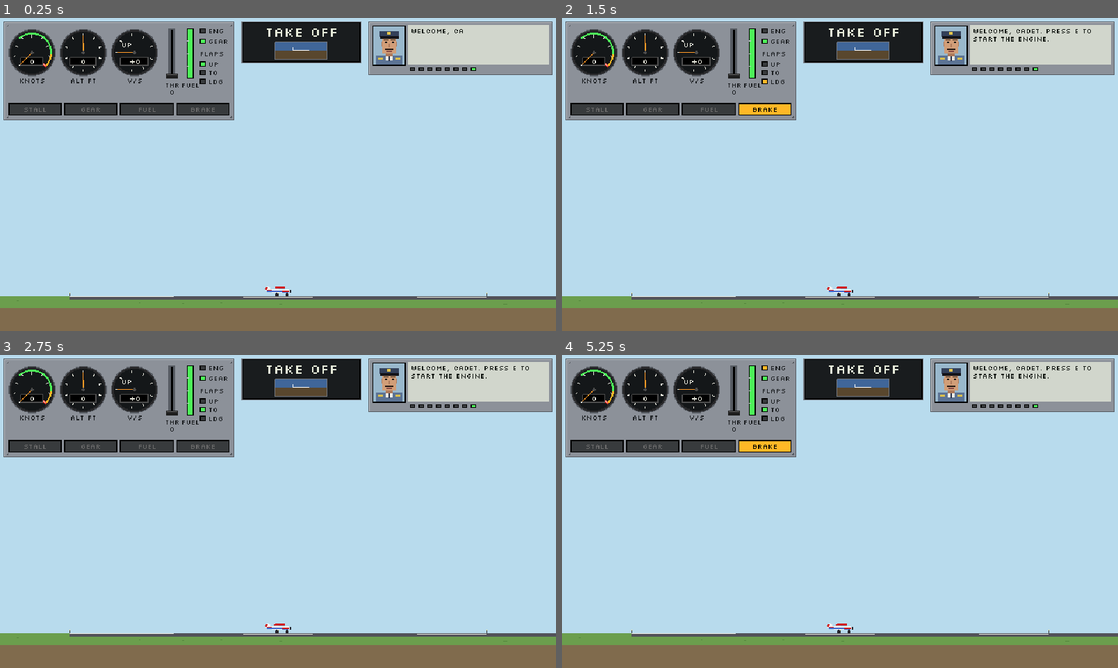
Above: before the commit, frames 1-4 (two rows, left to right).
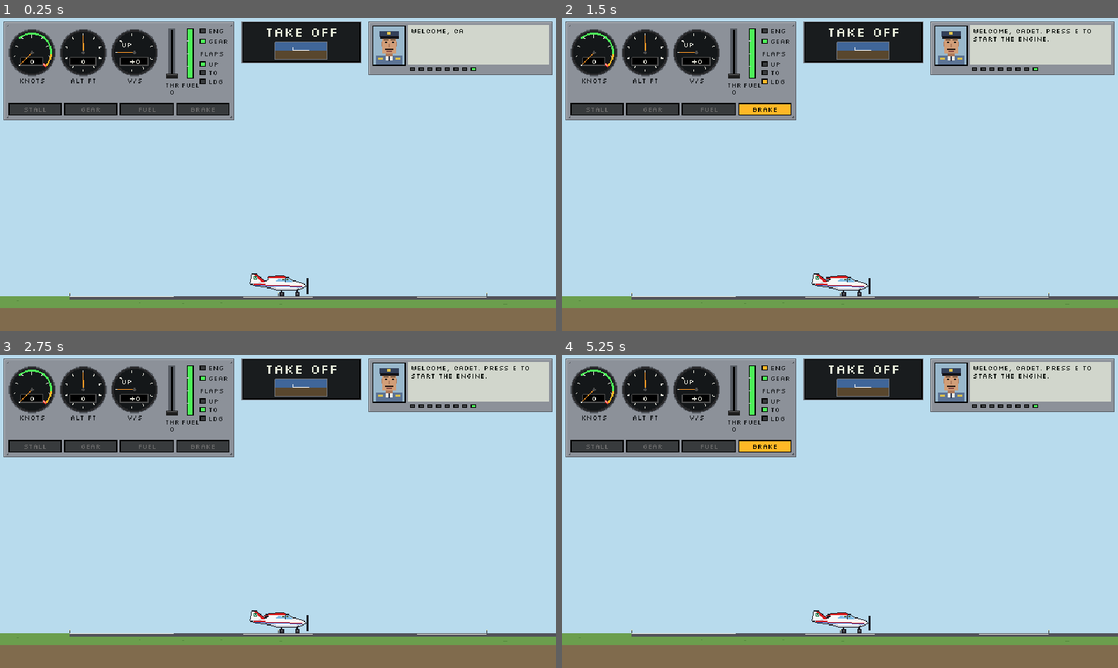
Above: after the commit, the same moments.

Repository: reachrazamair/Shaheen
Game: Godot game, scene res://scenes/main.tscn
The game is run twice, just before and just after one commit, with the same random seed, the same clock (stepped at 60 frames per second) and the same inputs.
Inputs:
- Up to frame 1 (0.25 s): no input
- Up to frame 2 (1.5 s): tap E (engine_toggle) at 0.5 s; hold Left (pitch_up) 0.53-1.28 s; hold E (engine_toggle) 0.53-1.28 s; tap F (flaps_cycle) at 0.77, 1.07 s; hold B (brake) from 1.28 s (still down); tap G (gear_toggle) at 1.35 s
- Up to frame 3 (2.75 s): tap F (flaps_cycle) at 1.52, 1.82 s; tap E (engine_toggle) at 2 s; release B (brake) at 2.03 s; hold Left (pitch_up) from 2.03 s (still down); hold E (engine_toggle) from 2.03 s (still down)
- Up to frame 4 (5.25 s): release E (engine_toggle) at 2.78 s; tap G (gear_toggle) at 2.85, 4.35 s; tap F (flaps_cycle) at 3.02, 3.32, 3.77, 4.07, 4.52, 4.82 s; tap E (engine_toggle) at 3.5 s; release Left (pitch_up) at 3.53 s; hold E (engine_toggle) 3.53-4.28 s; hold B (brake) from 3.53 s (still down); hold E (engine_toggle) from 5.03 s (still down)

The runs differ from the first frame. In frame 1, 0.4% of the frame differs, in the area x 44-56%, y 81-89%; in frame 2, 0.4%; in frame 3, 0.4%; in frame 4, 0.4%.

Commit message:
Pixel-art Super Mushshak sprite with animated gear, flaps and propeller
- tools/make_mushshak_sprite.gd generates assets/sprites/super_mushshak.png
  (PAF trainer colours, flag on fin, helmeted crew in the canopy)
- Gear legs/wheels, flap panel and propeller drawn and animated in code at
  sprite positions from AircraftData
- Mushshak gear made retractable at the owner's request (data flag)

Co-Authored-By: Claude Opus 5.5 <noreply@anthropic.com>

Diff:
--- a/data/aircraft/super_mushshak.tres
+++ b/data/aircraft/super_mushshak.tres
@@ -1,6 +1,7 @@
-[gd_resource type="Resource" script_class="AircraftData" load_steps=2 format=3]
+[gd_resource type="Resource" script_class="AircraftData" load_steps=3 format=3]
 
 [ext_resource type="Script" path="res://scripts/data/aircraft_data.gd" id="1_data"]
+[ext_resource type="Texture2D" path="res://assets/sprites/super_mushshak.png" id="2_sprite"]
 
 [resource]
 script = ExtResource("1_data")
@@ -25,8 +26,8 @@
 flap_lift_bonus = PackedFloat32Array(0, 0.2, 0.45)
 flap_drag = PackedFloat32Array(0, 0.25, 0.7)
 flap_move_time_s = 1.2
-retractable_gear = false
-gear_drag = 0.0
+retractable_gear = true
+gear_drag = 0.25
 gear_transit_time_s = 3.0
 airbrake_drag = 1.2
 pitch_rate_deg_s = 25.0
@@ -43,6 +44,15 @@
 ceiling_fade_m = 1000.0
 length_m = 7.0
 height_m = 2.6
+sprite = ExtResource("2_sprite")
+sprite_wheel_bottom_y = 27.0
+sprite_belly_y = 21.0
+sprite_main_gear_x = 37.0
+sprite_nose_gear_x = 55.0
+sprite_prop_center = Vector2(66, 15)
+sprite_prop_radius = 9.0
+sprite_flap_hinge = Vector2(22, 6)
+sprite_flap_length = 5.0
 body_color = Color(0.95, 0.95, 0.95, 1)
 stripe_color = Color(0.82, 0.12, 0.12, 1)
 trim_color = Color(0.25, 0.4, 0.8, 1)
--- a/scenes/aircraft/aircraft.gd
+++ b/scenes/aircraft/aircraft.gd
@@ -53,6 +53,7 @@
 var gear_pos := 1.0                ## actual: 1 down and locked, 0 up
 
 var _stall_timer := 0.0
+var _prop_angle := 0.0
 
 var speed_kt: float:
 	get: return velocity_m.length() * WorldScale.MS_TO_KT
@@ -113,6 +114,7 @@
 
 func _physics_process(delta: float) -> void:
 	_stall_timer = maxf(0.0, _stall_timer - delta)
+	_prop_angle = fmod(_prop_angle + engine_rpm * 30.0 * delta, TAU)
 	_read_controls(delta)
 	_update_systems(delta)
 	_update_pitch(delta)
@@ -271,58 +273,71 @@
 	rotation = -pitch
 
 
-# --- Placeholder drawing (replaced by data.sprite when real art exists) ---
+# --- Drawing ---
+# With a sprite: sprite + code-drawn gear (behind the body), flaps and propeller.
+# Without one: a simple placeholder silhouette.
 
 func _draw() -> void:
 	if data == null:
 		return
-	var l := data.length_m * WorldScale.PX_PER_M
-	var h := data.height_m * WorldScale.PX_PER_M
 	if data.sprite:
-		var size := data.sprite.get_size()
-		var s := l / size.x
-		draw_set_transform(Vector2(-l * 0.5, -size.y * s), 0.0, Vector2(s, s))
-		draw_texture(data.sprite, Vector2.ZERO)
-		draw_set_transform(Vector2.ZERO)
-		return
-	_draw_placeholder(l, h)
+		_draw_sprite_aircraft()
+	else:
+		_draw_placeholder(data.length_m * WorldScale.PX_PER_M, data.height_m * WorldScale.PX_PER_M)
+
+
+func _draw_sprite_aircraft() -> void:
+	var size := data.sprite.get_size()
+	# Sprite top-left so the wheel bottoms (gear down) sit on the node origin.
+	var o := Vector2(-roundf(size.x * 0.5), -data.sprite_wheel_bottom_y)
+	var outline := Color(0.11, 0.12, 0.15)
+	var hub := Color(0.6, 0.62, 0.65)
+
+	# Landing gear, drawn first so it retracts up behind the fuselage.
+	var leg := (data.sprite_wheel_bottom_y - data.sprite_belly_y) * gear_pos
+	if leg > 1.0:
+		for gx in [data.sprite_main_gear_x, data.sprite_nose_gear_x]:
+			var top := o + Vector2(gx, data.sprite_belly_y - 1.0)
+			draw_rect(Rect2(top.x - 1, top.y, 2, leg - 2), outline)
+			var wheel := Rect2(top.x - 2, top.y + leg - 4, 5, 5)
+			draw_rect(wheel, outline)
+			draw_rect(Rect2(wheel.position + Vector2(1, 1), Vector2(3, 3)), Color(0.22, 0.22, 0.24))
+			draw_rect(Rect2(wheel.position + Vector2(2, 2), Vector2(1, 1)), hub)
+
+	draw_texture(data.sprite, o)
+
+	# Flaps: a red panel hanging from the wing trailing edge (40 degrees at LDG).
+	if flap_pos > 0.02:
+		var hinge := o + data.sprite_flap_hinge
+		var ang := deg_to_rad(20.0 * flap_pos)   # 0 = in line with the wing, 40 deg at LDG
+		var tip := hinge + Vector2(-cos(ang), sin(ang)) * data.sprite_flap_length   # back and down
+		draw_line(hinge, tip, outline, 3.0)
+		draw_line(hinge, tip, data.stripe_color, 1.0)
+
+	# Propeller: a turning blade when slow, a translucent disc when running.
+	var pc := o + data.sprite_prop_center
+	var r := data.sprite_prop_radius
+	if engine_rpm > 0.6:
+		draw_rect(Rect2(pc.x, pc.y - r, 1, r * 2), Color(0.75, 0.78, 0.82, 0.25 + 0.3 * engine_rpm))
+		draw_rect(Rect2(pc.x, pc.y - 1, 1, 2), outline)
+	else:
+		var span := r * absf(cos(_prop_angle))
+		draw_rect(Rect2(pc.x, pc.y - span, 2, span * 2 + 1), outline)
 
 
 func _draw_placeholder(l: float, h: float) -> void:
 	var p := func(fx: float, fy: float) -> Vector2: return Vector2(fx * l, -fy * h)
 	var dark := Color(0.15, 0.15, 0.18)
-
-	# Landing gear: legs + wheels, retracting up into the fuselage with gear_pos.
 	if gear_pos > 0.05:
-		var drop := lerpf(0.4, 0.0, gear_pos)   # wheels rise as the gear comes up
 		for gx in [-0.05, 0.36]:
-			draw_line(p.call(gx, 0.15 + drop), p.call(gx, 0.4), dark, 1.0)
-			draw_rect(Rect2(p.call(gx, drop) + Vector2(-1.5, -3.0), Vector2(3, 3)), dark)
-
-	# Fuselage.
+			draw_line(p.call(gx, 0.15), p.call(gx, 0.4), dark, 1.0)
+			draw_rect(Rect2(p.call(gx, 0.0) + Vector2(-1.5, -3.0), Vector2(3, 3)), dark)
 	draw_colored_polygon(PackedVector2Array([
 		p.call(0.50, 0.55), p.call(0.42, 0.38), p.call(-0.20, 0.38),
 		p.call(-0.50, 0.62), p.call(-0.50, 0.72), p.call(0.25, 0.80),
 		p.call(0.45, 0.72),
 	]), data.body_color)
-	# Livery stripes along the fuselage.
+	draw_colored_polygon(PackedVector2Array([
+		p.call(-0.50, 0.70), p.call(-0.47, 1.05), p.call(-0.38, 1.05), p.call(-0.28, 0.74),
+	]), data.body_color)
 	draw_line(p.call(-0.48, 0.60), p.call(0.46, 0.50), data.stripe_color, 1.0)
-	draw_line(p.call(-0.46, 0.55), p.call(0.44, 0.45), data.trim_color, 1.0)
-	# Tail fin with a red leading band.
-	draw_colored_polygon(PackedVector2Array([
-		p.call(-0.50, 0.70), p.call(-0.47, 1.05), p.call(-0.38, 1.05),
-		p.call(-0.28, 0.74),
-	]), data.body_color)
-	draw_line(p.call(-0.47, 1.0), p.call(-0.49, 0.72), data.stripe_color, 2.0)
-	# Canopy and high wing, with flaps hanging down from the wing's trailing edge.
-	draw_colored_polygon(PackedVector2Array([
-		p.call(0.02, 0.78), p.call(0.30, 0.79), p.call(0.20, 0.97), p.call(0.04, 0.97),
-	]), Color(0.55, 0.78, 0.92))
-	draw_rect(Rect2(p.call(-0.12, 1.02), Vector2(0.42 * l, 2)), data.stripe_color)
-	if flap_pos > 0.05:
-		draw_line(p.call(-0.12, 0.98), p.call(-0.12 - 0.06 * flap_pos, 0.98 - 0.12 * flap_pos), data.stripe_color, 1.0)
-	# Propeller: blurred disc when running, a still blade when stopped.
-	if engine_rpm > 0.3:
-		draw_line(p.call(0.52, 0.85), p.call(0.52, 0.25), Color(0.4, 0.4, 0.45, 0.4 + 0.4 * engine_rpm), 1.0)
-	else:
-		draw_line(p.call(0.52, 0.70), p.call(0.52, 0.40), dark, 1.0)
--- a/scripts/data/aircraft_data.gd
+++ b/scripts/data/aircraft_data.gd
@@ -105,9 +105,24 @@
 ## Real-world size in metres; drives the placeholder shape and sprite scale.
 @export var length_m := 7.0
 @export var height_m := 2.6
-## Optional finished sprite (nose pointing right, wheels touching the bottom edge).
-## When empty, a placeholder silhouette is drawn instead.
+## Side-view sprite, nose pointing right, WITHOUT gear/propeller/flaps (the
+## Aircraft script draws and animates those at the positions below).
+## Drawn at 1 sprite pixel = 1 world pixel, i.e. aircraft appear ~2x their
+## true size against the 4 px/m world, for readability.
+## When empty, a simple placeholder silhouette is drawn instead.
 @export var sprite: Texture2D
+## Sprite-pixel coordinates (from the sprite's top-left):
+## y where the wheel bottoms sit when the gear is down (= the ground line).
+@export var sprite_wheel_bottom_y := 27.0
+## y of the fuselage underside where the gear legs attach.
+@export var sprite_belly_y := 21.0
+@export var sprite_main_gear_x := 37.0
+@export var sprite_nose_gear_x := 55.0
+@export var sprite_prop_center := Vector2(66, 15)
+@export var sprite_prop_radius := 9.0
+## Wing trailing edge, where the flap hangs from.
+@export var sprite_flap_hinge := Vector2(22, 6)
+@export var sprite_flap_length := 5.0
 @export var body_color := Color(0.95, 0.95, 0.95)
 @export var stripe_color := Color(0.82, 0.12, 0.12)
 @export var trim_color := Color(0.25, 0.4, 0.8)
--- /dev/null
+++ b/tools/make_mushshak_sprite.gd
@@ -0,0 +1,137 @@
+extends SceneTree
+## Generates assets/sprites/super_mushshak.png: a side-view pixel-art Super
+## Mushshak in PAF trainer colours (white, red and blue cheat lines, red wing
+## top and fin band, Pakistan flag on the fin). Shapes are polygons on a
+## 64x22 pixel grid, rasterised at pixel centres, then given a 1 px dark
+## outline. Landing gear, propeller and flaps are NOT in the sprite: the
+## Aircraft script draws and animates them (positions are in AircraftData).
+##
+## Run from the project root:
+##   godot_console --headless --path . -s tools/make_mushshak_sprite.gd
+## The PNG can later be hand-edited or replaced in a pixel-art editor.
+
+const W := 64
+const H := 22
+const OUT := "res://assets/sprites/super_mushshak.png"
+const PREVIEW_SCALE := 8
+
+const OUTLINE := Color(0.11, 0.12, 0.15)
+const WHITE := Color(0.97, 0.97, 0.97)
+const SHADE := Color(0.78, 0.8, 0.84)
+const RED := Color(0.85, 0.12, 0.12)
+const BLUE := Color(0.2, 0.36, 0.78)
+const GLASS := Color(0.5, 0.74, 0.9)
+const GLASS_HI := Color(0.82, 0.93, 1.0)
+const GREEN := Color(0.0, 0.4, 0.2)
+const HELMET := Color(0.32, 0.4, 0.25)
+const GREY := Color(0.55, 0.57, 0.6)
+
+var grid := {}   # Vector2i -> Color
+
+
+func _init() -> void:
+	var fuselage := _poly([[3, 10], [19, 8.5], [23, 6], [33, 6], [47, 8], [55, 10], [60, 12], [62, 14],
+			[60, 17], [52, 19], [32, 19], [22, 16], [3, 13]])
+	var stab := _poly([[0, 10], [13, 10], [13, 12], [0, 12]])
+	var fin := _poly([[1, 11], [2, 1], [7, 1], [18, 10]])
+	var fin_band := _poly([[5, 1], [7.5, 1], [18.5, 10.5], [14, 10.5]])
+	var wing := _poly([[21, 4], [37, 3], [41, 4], [39, 6], [21, 6]])
+	var canopy := _poly([[30, 9], [34, 5], [44, 5], [50, 10]])
+	var spinner := _poly([[60, 11.5], [64, 14], [60, 16.5]])
+
+	_fill(fuselage, WHITE)
+	# Shade the belly (pixels whose lower neighbour is outside the fuselage).
+	for p in grid.keys():
+		if not _inside(fuselage, p + Vector2i(0, 1)) or not _inside(fuselage, p + Vector2i(0, 2)):
+			grid[p] = SHADE
+	_line_in(fuselage, Vector2(4, 12), Vector2(60, 14), RED)
+	_line_in(fuselage, Vector2(4, 13), Vector2(60, 15), BLUE)
+	_fill(stab, SHADE)
+	_fill(fin, WHITE)
+	_fill(fin_band, RED, fin)
+	# Pakistan flag on the fin: white hoist band, green field, white crescent and star.
+	for y in range(3, 7):
+		grid[Vector2i(3, y)] = WHITE
+		for x in range(4, 8):
+			grid[Vector2i(x, y)] = GREEN
+	for p in [Vector2i(5, 4), Vector2i(5, 5), Vector2i(6, 5), Vector2i(7, 4)]:
+		grid[p] = WHITE
+	_fill(canopy, GLASS)
+	for p in [Vector2i(36, 6), Vector2i(35, 7), Vector2i(45, 6), Vector2i(46, 7)]:
+		grid[p] = GLASS_HI
+	for p in [Vector2i(37, 6), Vector2i(38, 6), Vector2i(37, 7), Vector2i(38, 7),
+			Vector2i(42, 6), Vector2i(43, 6), Vector2i(42, 7), Vector2i(43, 7)]:
+		grid[p] = HELMET            # instructor and student helmets
+	for y in range(5, 10):
+		grid[Vector2i(40, y)] = OUTLINE   # canopy frame
+	_fill(wing, WHITE)
+	for p in grid.keys():
+		if _inside(wing, p) and p.y <= 4:
+			grid[p] = RED                 # red wing top, as on the real trainer
+	_fill(spinner, WHITE)
+	grid[Vector2i(63, 14)] = GREY
+	grid[Vector2i(55, 17)] = OUTLINE      # exhaust
+
+	# 1 px outline around the whole silhouette, on a canvas with a 1 px margin.
+	var img := Image.create(W + 2, H + 2, false, Image.FORMAT_RGBA8)
+	img.fill(Color(0, 0, 0, 0))
+	for p in grid:
+		img.set_pixel(p.x + 1, p.y + 1, grid[p])
+	var outline := []
+	for y in img.get_height():
+		for x in img.get_width():
+			if img.get_pixel(x, y).a > 0.0:
+				continue
+			for d in [Vector2i(1, 0), Vector2i(-1, 0), Vector2i(0, 1), Vector2i(0, -1)]:
+				var q: Vector2i = Vector2i(x, y) + d
+				if q.x >= 0 and q.y >= 0 and q.x < img.get_width() and q.y < img.get_height() \
+						and img.get_pixel(q.x, q.y).a > 0.0:
+					outline.append(Vector2i(x, y))
+					break
+	for p in outline:
+		img.set_pixel(p.x, p.y, OUTLINE)
+
+	DirAccess.make_dir_recursive_absolute(ProjectSettings.globalize_path("res://assets/sprites"))
+	var err := img.save_png(OUT)
+	print("saved ", OUT, " ", img.get_size(), " err=", err)
+	var args := OS.get_cmdline_user_args()
+	if not args.is_empty():   # optional enlarged preview: -- <path.png>
+		var big := img.duplicate()
+		big.resize(img.get_width() * PREVIEW_SCALE, img.get_height() * PREVIEW_SCALE, Image.INTERPOLATE_NEAREST)
+		big.save_png(args[0])
+	quit()
+
+
+func _poly(pts: Array) -> PackedVector2Array:
+	var out := PackedVector2Array()
+	for p in pts:
+		out.append(Vector2(p[0], p[1]))
+	return out
+
+
+func _inside(poly: PackedVector2Array, p: Vector2i) -> bool:
+	return Geometry2D.is_point_in_polygon(Vector2(p) + Vector2(0.5, 0.5), poly)
+
+
+func _fill(poly: PackedVector2Array, col: Color, clip := PackedVector2Array()) -> void:
+	for y in H:
+		for x in W:
+			var p := Vector2i(x, y)
+			if _inside(poly, p) and (clip.is_empty() or _inside(clip, p)):
+				grid[p] = col
+
+
+func _line(a: Vector2, b: Vector2, col: Color) -> void:
+	var n := int(maxf(absf(b.x - a.x), absf(b.y - a.y)))
+	for i in n + 1:
+		var p := a.lerp(b, float(i) / maxf(n, 1))
+		grid[Vector2i(roundi(p.x), roundi(p.y))] = col
+
+
+func _line_in(clip: PackedVector2Array, a: Vector2, b: Vector2, col: Color) -> void:
+	var n := int(maxf(absf(b.x - a.x), absf(b.y - a.y)))
+	for i in n + 1:
+		var p := a.lerp(b, float(i) / maxf(n, 1))
+		var q := Vector2i(roundi(p.x), roundi(p.y))
+		if _inside(clip, q):
+			grid[q] = col
Binary file added: assets/sprites/super_mushshak.png
Not shown, added: assets/sprites/super_mushshak.png.import
Not shown, added: tools/make_mushshak_sprite.gd.uid
Not shown, removed: assets/sprites/.gitkeep
